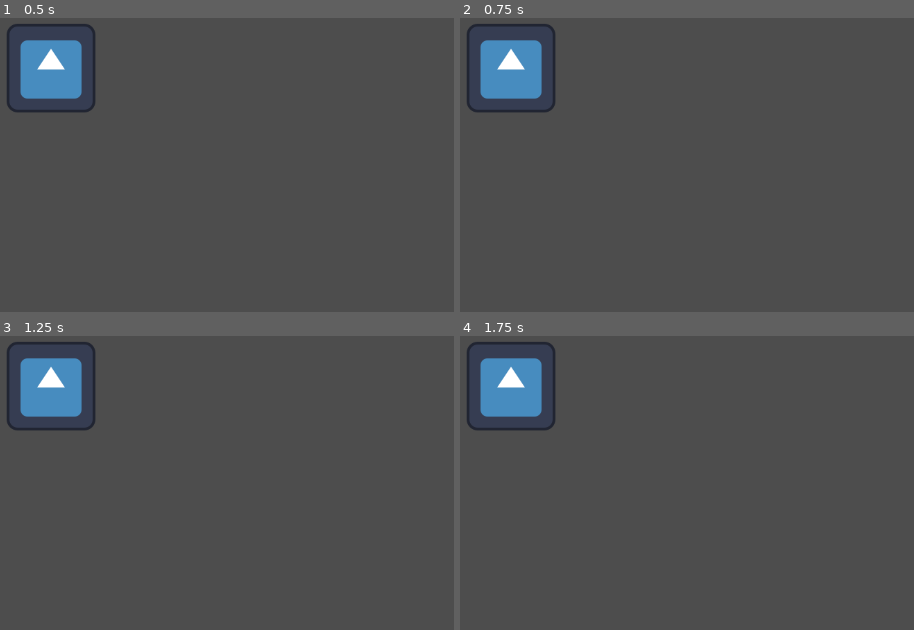
Above: before the commit, frames 1-4 (two rows, left to right).
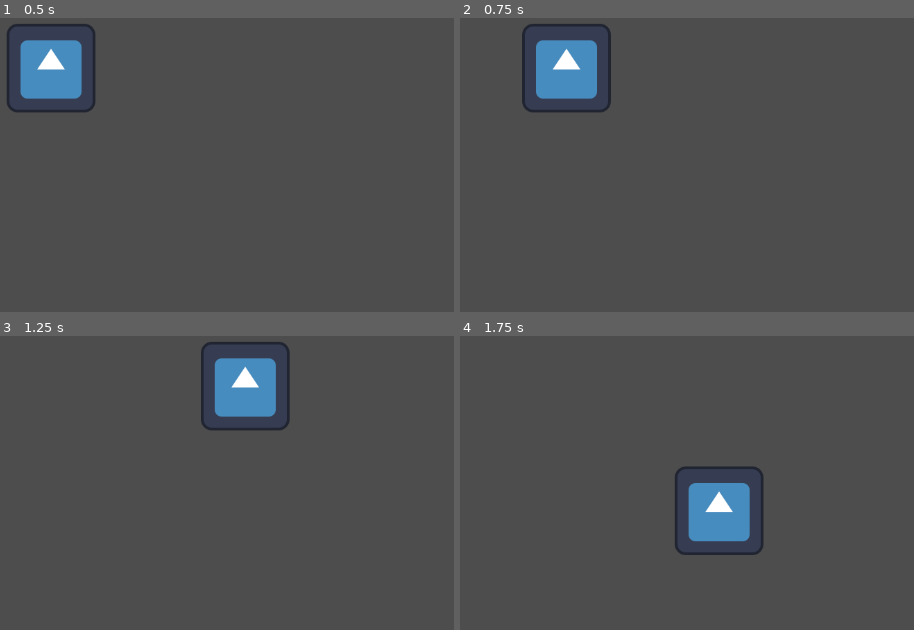
Above: after the commit, the same moments.

Repository: Cidragon/Bullet-hell-tech-demo
Game: Godot game, scene res://scenes/main/main.tscn
Two runs of this game, one before a commit and one after it. Both use one fixed random seed, a clock stepped at 60 frames per second and the inputs below. Before the commit the project has no main scene; this scene is started directly in both runs. The engine's default icon, where the game draws it, is replaced by a stand-in: a white triangle on a blue panel in a dark square.
Inputs:
- Up to frame 1 (0.5 s): no input
- Up to frame 2 (0.75 s): tap Enter at 0.5 s; hold D (move_right, bound only after the commit) from 0.53 s (still down)
- Up to frame 3 (1.25 s): keep holding D (move_right, bound only after the commit)
- Up to frame 4 (1.75 s): release D (move_right, bound only after the commit) at 1.28 s; hold S (move_down, bound only after the commit) from 1.28 s (still down)

Frame 1 is identical in both runs. In frame 2, 5.9% of the frame differs, in the area x 1-34%, y 2-32%; in frame 3, 6.9%, in the area x 1-64%, y 2-32%; in frame 4, 6.9%.

Commit message:
basic player movement

Diff:
--- a/project.godot
+++ b/project.godot
@@ -11,5 +11,29 @@
 [application]
 
 config/name="Bullet hell tech demo"
+run/main_scene="res://scenes/main/main.tscn"
 config/features=PackedStringArray("4.2", "Forward Plus")
 config/icon="res://icon.svg"
+
+[input]
+
+move_up={
+"deadzone": 0.5,
+"events": [Object(InputEventKey,"resource_local_to_scene":false,"resource_name":"","device":-1,"window_id":0,"alt_pressed":false,"shift_pressed":false,"ctrl_pressed":false,"meta_pressed":false,"pressed":false,"keycode":0,"physical_keycode":87,"key_label":0,"unicode":119,"echo":false,"script":null)
+]
+}
+move_right={
+"deadzone": 0.5,
+"events": [Object(InputEventKey,"resource_local_to_scene":false,"resource_name":"","device":-1,"window_id":0,"alt_pressed":false,"shift_pressed":false,"ctrl_pressed":false,"meta_pressed":false,"pressed":false,"keycode":0,"physical_keycode":68,"key_label":0,"unicode":100,"echo":false,"script":null)
+]
+}
+move_down={
+"deadzone": 0.5,
+"events": [Object(InputEventKey,"resource_local_to_scene":false,"resource_name":"","device":-1,"window_id":0,"alt_pressed":false,"shift_pressed":false,"ctrl_pressed":false,"meta_pressed":false,"pressed":false,"keycode":0,"physical_keycode":83,"key_label":0,"unicode":115,"echo":false,"script":null)
+]
+}
+move_left={
+"deadzone": 0.5,
+"events": [Object(InputEventKey,"resource_local_to_scene":false,"resource_name":"","device":-1,"window_id":0,"alt_pressed":false,"shift_pressed":false,"ctrl_pressed":false,"meta_pressed":false,"pressed":false,"keycode":0,"physical_keycode":65,"key_label":0,"unicode":97,"echo":false,"script":null)
+]
+}
--- /dev/null
+++ b/scenes/player/player.gd
@@ -0,0 +1,27 @@
+extends CharacterBody2D
+
+const speed : int = 400
+
+# Called when the node enters the scene tree for the first time.
+func _ready() -> void:
+	pass # Replace with function body.
+
+
+# Called every frame. 'delta' is the elapsed time since the previous frame.
+func _process(delta: float) -> void:
+	move_and_slide()
+	pass
+
+func _unhandled_input(event: InputEvent) -> void:
+	var current_speed : Vector2 = Vector2(0,0)
+
+	if Input.is_action_pressed("move_up"):
+		current_speed.y = -speed
+	if Input.is_action_pressed("move_down"):
+		current_speed.y = speed
+	if Input.is_action_pressed("move_left"):
+		current_speed.x = -speed
+	if Input.is_action_pressed("move_right"):
+		current_speed.x = speed
+
+	velocity = current_speed
--- a/scenes/player/player.tscn
+++ b/scenes/player/player.tscn
@@ -1,8 +1,10 @@
-[gd_scene load_steps=2 format=3 uid="uid://0368wj8usnug"]
+[gd_scene load_steps=3 format=3 uid="uid://0368wj8usnug"]
 
 [ext_resource type="Texture2D" uid="uid://c8t7nlqflbrex" path="res://icon.svg" id="1_ie80t"]
+[ext_resource type="Script" path="res://scenes/player/player.gd" id="1_sjc68"]
 
-[node name="Player" type="Node2D"]
+[node name="Player" type="CharacterBody2D"]
+script = ExtResource("1_sjc68")
 
 [node name="Sprite2D" type="Sprite2D" parent="."]
 texture = ExtResource("1_ie80t")
